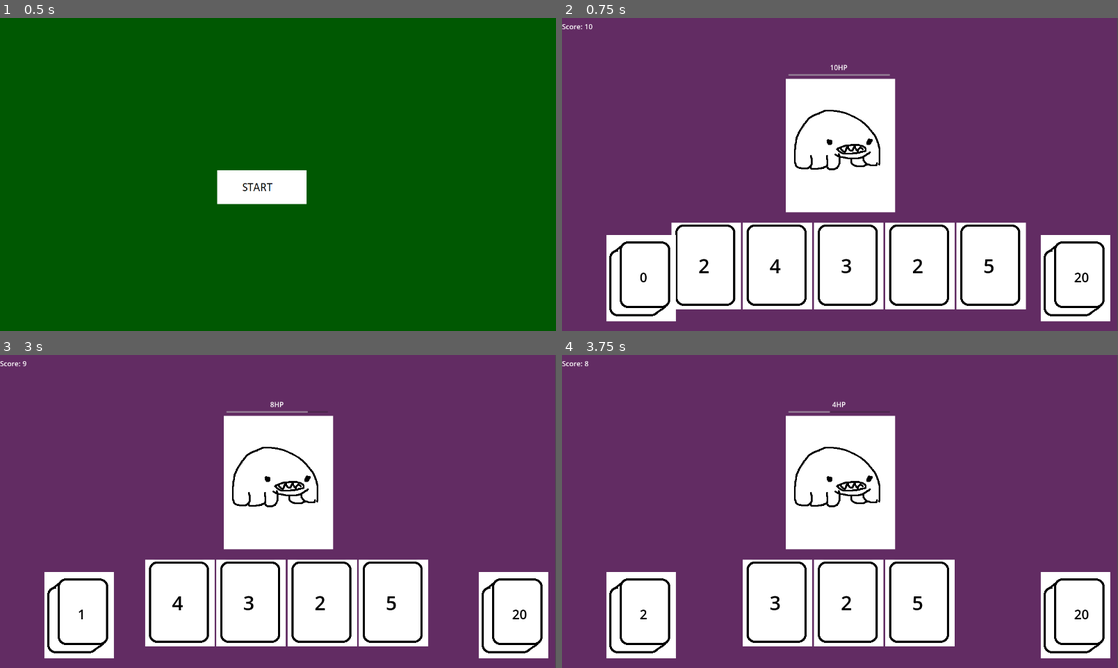
Above: before the commit, frames 1-4 (two rows, left to right).
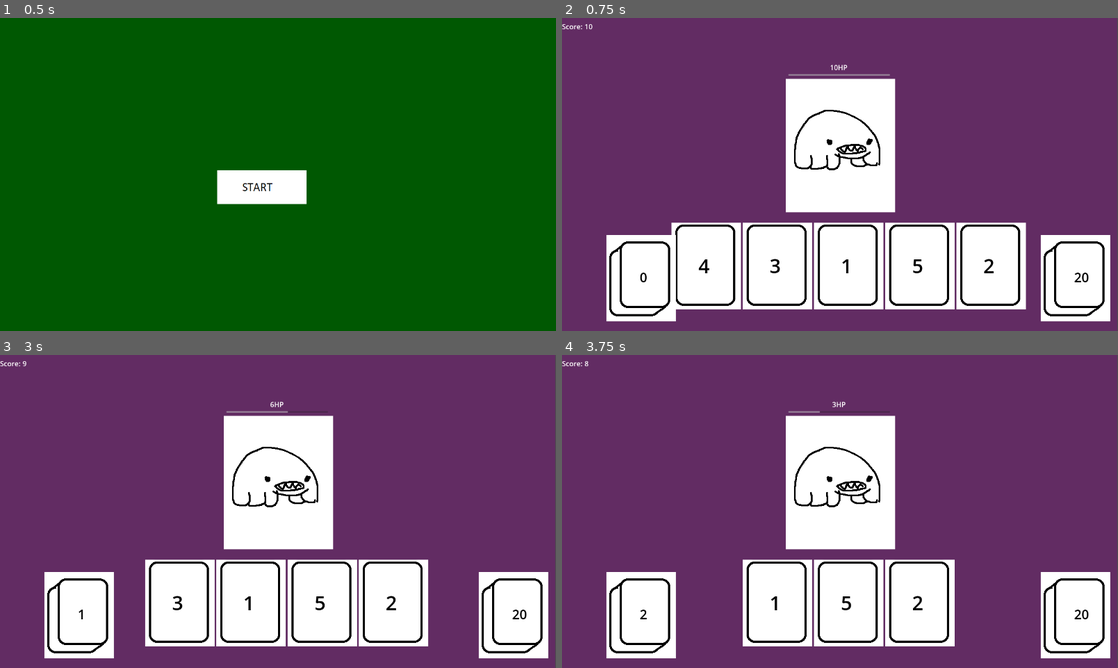
Above: after the commit, the same moments.

Repository: SebMarson/gmtk-gamejam-2024
Game: Godot game, scene res://scenes/start_screen.tscn
Two runs of this game, one before a commit and one after it. Both use one fixed random seed, a clock stepped at 60 frames per second and the inputs below.
Inputs (mouse positions are in pixels of both pictures, inside the frame that each line leads up to):
- Up to frame 1 (0.5 s): no input
- Up to frame 2 (0.75 s): click (823, 187) at 0.5 s
- Up to frame 3 (3 s): tap Enter at 1.25, 2.75 s; move the mouse to (511, 614) at 1.27 s; click (511, 614) at 1.42 s; tap Space at 2 s; move the mouse to (77, 614) at 2.02 s; click (77, 614) at 2.17 s; move the mouse to (144, 602) at 2.77 s; click (144, 602) at 2.92 s
- Up to frame 4 (3.75 s): tap Space at 3.5 s; move the mouse to (739, 602) at 3.52 s; click (739, 602) at 3.67 s

Frame 1 is identical in both runs. In frame 2, 0.3% of the frame differs, in the area x 24-78%, y 76-82%; in frame 3, 0.2%; in frame 4, 0.2%.

Commit message:
Added framework for shaders, and some minor refactoring to other parts of the code

Diff:
--- a/scenes/card.gd
+++ b/scenes/card.gd
@@ -5,14 +5,17 @@
 var effect
 var essence
 
+func _init() -> void:
+	print("Created a card")
+	damage = RandomNumberGenerator.new().randi_range(1, 5)
+	effect = ""
+	essence = null
+
 # Called when the node enters the scene tree for the first time.
 func _ready() -> void:
-	print("Created a card")
+	print("Card drawn")
 	custom_minimum_size = $CardSprite.texture.get_size()
-	damage = RandomNumberGenerator.new().randi_range(1, 5)
 	$Label.text = str(damage)
-	effect = ""
-	essence = null
 
 # Called every frame. 'delta' is the elapsed time since the previous frame.
 func _process(delta: float) -> void:
@@ -30,6 +33,10 @@
 	print("Card essence set to " + ess)
 	essence = ess
 
+	# Update shader
+	$CardSprite.material = level.shaders.get(ess)
+	print("Card sprite material updated")
+
 func play_card() -> void:
 	print("Card clicked on")
 	if (damage > 0):
--- a/scenes/level.gd
+++ b/scenes/level.gd
@@ -4,10 +4,15 @@
 var deckScene : PackedScene = load("res://scenes/deck.tscn")
 var monsterScene : PackedScene = load("res://scenes/monster.tscn")
 
+var shaders = {}
+
 var hand
 var drawDeck
 var discardDeck
 var currentMonster
+
+func _init() -> void:
+	pass
 
 # Called when the node enters the scene tree for the first time.
 func _ready() -> void:
@@ -31,12 +36,20 @@
 	hand.draw()
 	add_child(hand)
 
+	loadShaders()
+
 	# Load monster
 	spawnMonster()
 
 # Called every frame. 'delta' is the elapsed time since the previous frame.
 func _process(delta: float) -> void:
 	pass
+
+func loadShaders() -> void:
+	var strong_shader_code: Shader = load("res://shaders/strong.gdshader")
+	var strong_shader = ShaderMaterial.new()
+	strong_shader.shader = strong_shader_code
+	shaders["STRONG"] = strong_shader
 
 func spawnMonster() -> void:
 	currentMonster = monsterScene.instantiate()
@@ -54,4 +67,7 @@
 	$ScoreContainer/ScoreValue.text = str(int($ScoreContainer/ScoreValue.text) + score)
 
 func postUserGo() -> void:
-	currentMonster.attack()
+	if currentMonster != null:
+		currentMonster.attack()
+	else:
+		spawnMonster()
--- a/scenes/monster.gd
+++ b/scenes/monster.gd
@@ -28,9 +28,11 @@
 func defeated(card) -> void:
 	print("Monster defeated")
 	card.setEssence(ESSENCE)
+	level.addScore(SCORE)
+
+	# Erase self and references
 	queue_free()
-	level.addScore(SCORE)
-	level.spawnMonster()
+	level.currentMonster = null
 
 func attack() -> void:
 	level.decreaseScore(ATTACK)
--- /dev/null
+++ b/shaders/strong.gdshader
@@ -0,0 +1,19 @@
+shader_type canvas_item;
+
+// RGB values
+uniform vec3 glow_colour: source_color = vec3(0.8, 0.2, 0.3);
+uniform float glow_power: hint_range(0.0, 8.0, 0.1) = 2.0;
+
+void vertex() {
+	// Called for every vertex the material is visible on.
+}
+
+void fragment() {
+	// Called for every pixel the material is visible on.
+	COLOR = texture(TEXTURE, UV) * vec4(glow_colour, 1.0) * glow_power;
+}
+
+//void light() {
+	// Called for every pixel for every light affecting the CanvasItem.
+	// Uncomment to replace the default light processing function with this one.
+//}
